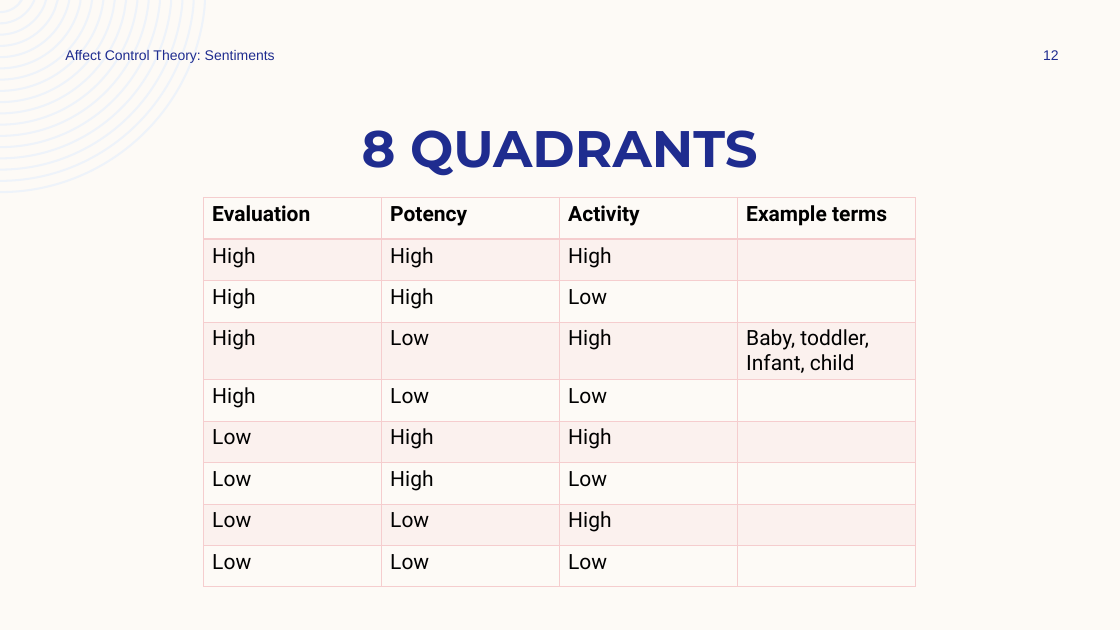
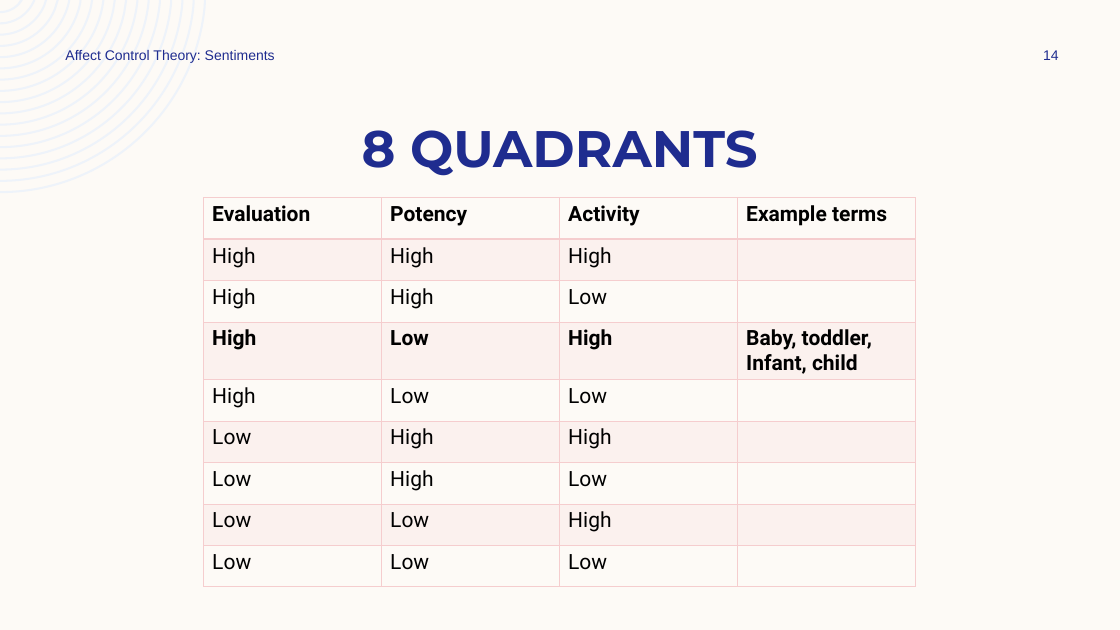
Before and after one commit to ekmaloney/soc490s, a slide deck: slide 14 of slides/jan_26.pptx (slide 12 before the commit). Drawn at 1120x630 pixels with LibreOffice and Linux fonts; fonts in the diff are those of the drawing. Boxes give left, top, right and bottom in pixels: in the first picture for what was removed or moved away, otherwise in the second. Text is boxed around its words. In the diff, an @@ line names an element or a change of style, - is before the commit and + after.

```diff
--- a/slides/jan_26.pptx
+++ b/slides/jan_26.pptx
@@ page number at bbox=[1043, 50, 1059, 60]: text changed @@
-12
+14
@@ table at bbox=[204, 198, 917, 588] @@
@@ bold on in "High", "Low", "High", "Baby, toddler," and 1 more places @@
```
Also in this commit, not shown: 10 other slides changed, 2 slides added, 14 other files.
